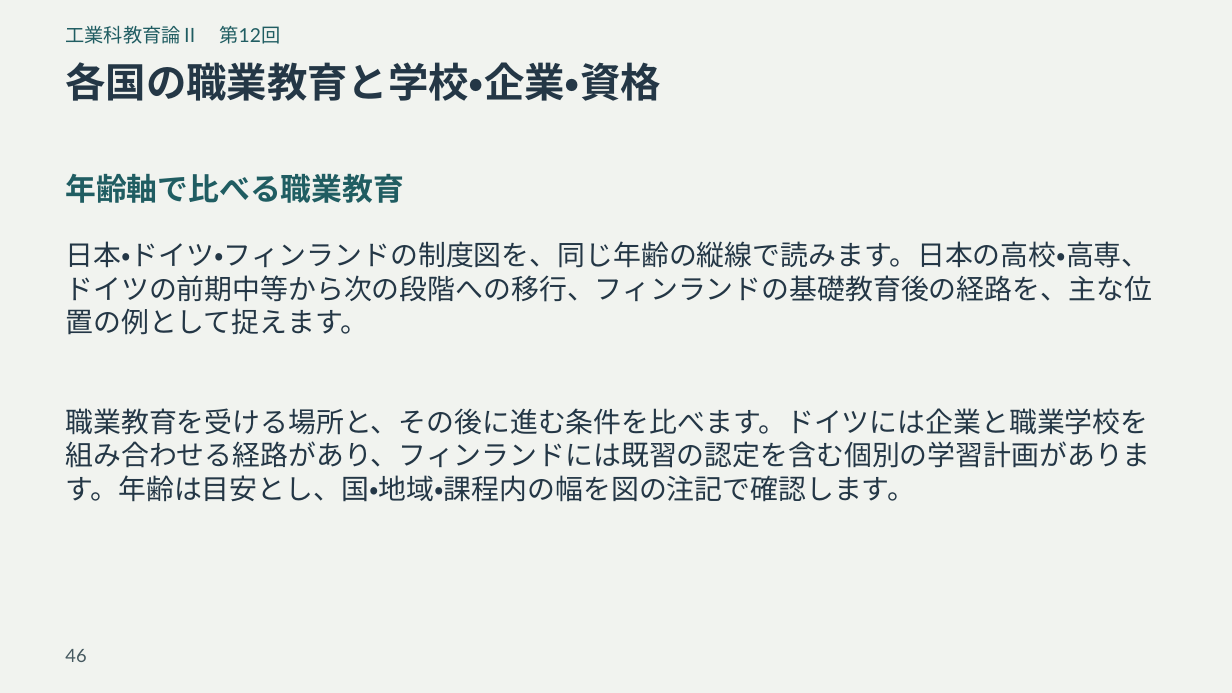
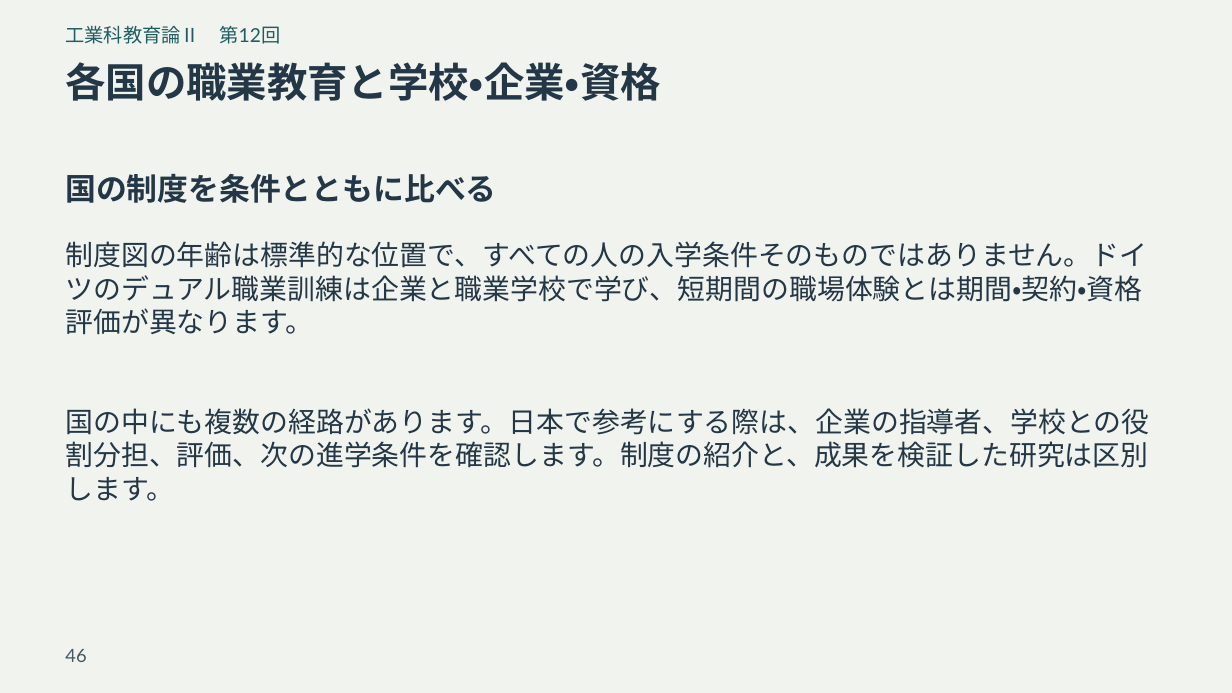
Before and after one commit to zooc-14calbp/industrial-education-ii, a slide deck: slide 46 of reorganized/20261105/expanded/slides.pptx. Drawn at 1232x693 pixels with LibreOffice and Linux fonts; fonts in the diff are those of the drawing. Boxes give left, top, right and bottom in pixels: in the first picture for what was removed or moved away, otherwise in the second. Text is boxed around its words. In the diff, an @@ line names an element or a change of style, - is before the commit and + after.

```diff
--- a/reorganized/20261105/expanded/slides.pptx
+++ b/reorganized/20261105/expanded/slides.pptx
@@ text at bbox=[65, 174, 496, 203]: text changed; text colour #205D62 to #243746 @@
-年齢軸で比べる職業教育
+国の制度を条件とともに比べる
@@ text at bbox=[65, 241, 1147, 335]: text changed @@
-日本・ドイツ・フィンランドの制度図を、同じ年齢の縦線で読みます。日本の高校・高専、ドイツの前期中等から次の段階への移行、フィンランドの基礎教育後の経路を、主な位置の例として捉えます。
+制度図の年齢は標準的な位置で、すべての人の入学条件そのものではありません。ドイツのデュアル職業訓練は企業と職業学校で学び、短期間の職場体験とは期間・契約・資格評価が異なります。
@@ text at bbox=[65, 408, 1149, 501]: text changed @@
-職業教育を受ける場所と、その後に進む条件を比べます。ドイツには企業と職業学校を組み合わせる経路があり、フィンランドには既習の認定を含む個別の学習計画があります。年齢は目安とし、国・地域・課程内の幅を図の注記で確認します。
+国の中にも複数の経路があります。日本で参考にする際は、企業の指導者、学校との役割分担、評価、次の進学条件を確認します。制度の紹介と、成果を検証した研究は区別します。
```
Also in this commit, not shown: 48 other slides changed, 13 other files.
